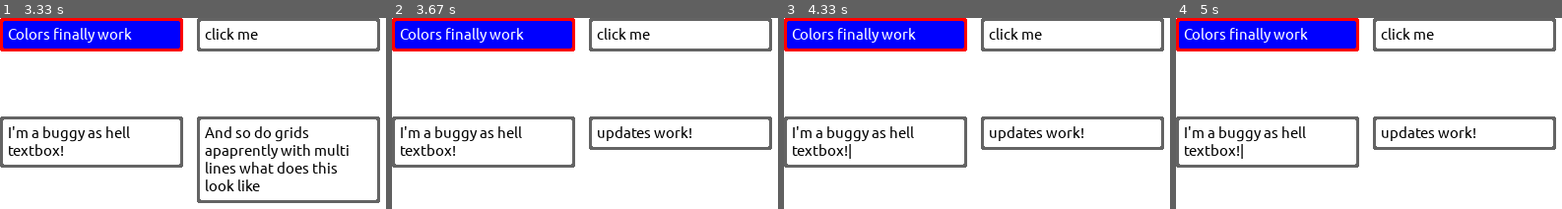
Above: before the commit, frames 1-4 (left to right).
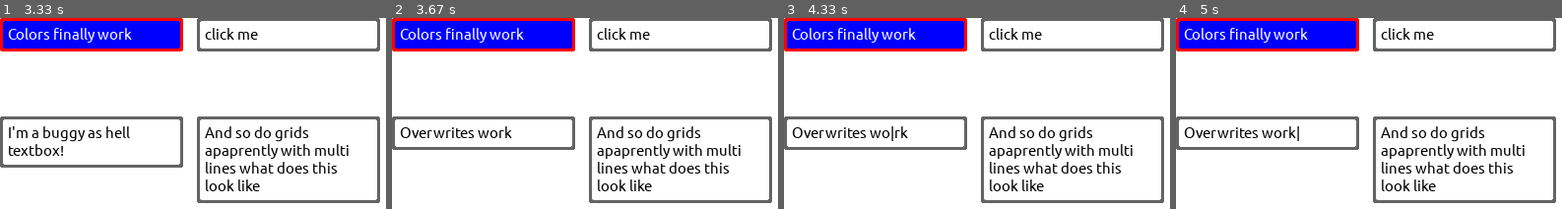
Above: after the commit, the same moments.

Repository: Camleaf/ICS3U
Game: pygame game, started from U3/lib/pymenu/pymenutest.py
Two runs of this game, one before a commit and one after it. Both use one fixed random seed, a clock stepped at 60 frames per second and the inputs below.
Inputs (mouse positions are in pixels of both pictures, inside the frame that each line leads up to):
- Up to frame 1 (3.33 s): hold Right 0.33-0.8 s; click (outside the picture) at 0.9 s; hold Left 1.67-2.2 s
- Up to frame 2 (3.67 s): click (681, 35) at 3.47 s
- Up to frame 3 (4.33 s): click (876, 132) at 3.8 s; hold Left from 4.07 s (still down)
- Up to frame 4 (5 s): release Left at 4.53 s; hold Right from 4.57 s (still down)

Frame 1 is identical in both runs. In frame 2, 7.3% of the frame differs, in the area x 0-99%, y 56-97%; in frame 3, 7.3%; in frame 4, 7.4%.

Commit message:
Add arrow key traversal to textbox and add customizable row count limit

Diff:
--- a/U3/lib/pymenu/pymenu.py
+++ b/U3/lib/pymenu/pymenu.py
@@ -95,6 +95,7 @@
                 self.__objects[ID].activated = True if not self.__objects[ID].activated else False
             elif object.type == "textbox":
                 self.__objects[ID].activated = True
+                self.__objects[ID].cursor_pos = len(object.text)-1
             self.update_surf(ID)
 
 
@@ -105,16 +106,31 @@
         for ID in self.__objects:
             object = self.__objects[ID]
             if object.type != "textbox": continue
-
             if not object.activated: continue
+
+            new_text = object.text[:object.cursor_pos] + key + object.text[object.cursor_pos:]
             if key == "\x08":
-                self.__objects[ID].text = self.__objects[ID].text[:-1]
+                if len(object.text) != 0:
+                    self.__objects[ID].text = object.text[:object.cursor_pos] + object.text[object.cursor_pos+1:]
+                    self.__objects[ID].cursor_pos -= 1
             elif key == "\r":
                 self.__objects[ID].activated = False
+            elif key == "lspr":
+                self.__objects[ID].cursor_pos -= 1
+                if self.__objects[ID].cursor_pos != 0:
+                    self.__objects[ID].cursor_pos %= len(object.text)
+            elif key == "rspr":
+                self.__objects[ID].cursor_pos += 1
+                if self.__objects[ID].cursor_pos != 0:
+                    self.__objects[ID].cursor_pos %= len(object.text)
             elif object.input_type == "num" and key in "1234567890":
-                self.__objects[ID].text += key
+
+                self.__objects[ID].text = new_text
+                self.__objects[ID].cursor_pos += len(key)
             elif object.input_type == "all":
-                self.__objects[ID].text += key
+
+                self.__objects[ID].text = new_text
+                self.__objects[ID].cursor_pos += len(key)
             self.update_surf(ID)
 
     def update_surf(self, ID):
@@ -223,7 +239,7 @@
     """Handles creating pygame text objects automatically using pg.freetype"""
     # this won't run very much so the overhead can be greater
     font = pg.font.Font(font_file,size=size)
-    surf = font.render(text,True, color, wraplength=width- padding*2)
+    surf = font.render(text,True, color, wraplength=width- padding//2)
     return surf
 
 class __Object:
@@ -330,7 +346,7 @@
 
 
 class TextBox(__Object):
-    def __init__(self, window, text:str = '', width:int=100, text_padding:int=8, text_size:int=20, border_width:int=3, corner_radius:int=5, background_color: tuple[int] = WHITE, text_color: tuple[int] = BLACK, border_color:tuple[int] = GRAY):
+    def __init__(self, window, text:str = '', width:int=100, max_rows:int=1, text_padding:int=8, text_size:int=20, border_width:int=3, corner_radius:int=5, background_color: tuple[int] = WHITE, text_color: tuple[int] = BLACK, border_color:tuple[int] = GRAY):
         super().__init__(window, value=False, text=text, command=None, args=None)
         self.width = width
         self.text_padding = text_padding
@@ -340,11 +356,17 @@
         self.text_color = text_color
         self.border_color = border_color
         self.text_size = text_size
+        self.max_height = text_size * max_rows + self.text_padding*2
         self.type = "textbox"
         self.input_type = "all"
+        self.cursor_pos = len(text)
 
     def render(self):
-        self.text_surf = _create_multiline_text(self.window, padding=self.text_padding, text=self.text+'|' if self.activated else self.text, size=self.text_size, width=self.width, color=self.text_color, error="cut")
+        cursortext = self.text[:self.cursor_pos+1] + '|' + self.text[self.cursor_pos+1:] if self.activated else self.text
+        self.text_surf = _create_multiline_text(self.window, padding=self.text_padding, text=cursortext, size=self.text_size, width=self.width, color=self.text_color, error="cut")
+        while self.text_surf.height > self.max_height:
+            self.text = self.text[:-1]
+            self.text_surf = _create_multiline_text(self.window, padding=self.text_padding, text=self.text+'|' if self.activated else self.text, size=self.text_size, width=self.width, color=self.text_color, error="cut")
 
         # image is absed around self.text_surf plus the text padding needed for the border
         self._image = pg.Surface([self.width+self.text_padding*2,self.text_surf.get_rect().height+self.text_padding*2])
--- a/U3/lib/pymenu/pymenutest.py
+++ b/U3/lib/pymenu/pymenutest.py
@@ -14,10 +14,11 @@
 BLUE = (0, 0, 255)
 RED = (255, 0, 0)
 
-switch = ["updates work!", "And so do grids apaprently with multi lines what does this look like"]
+switch = ["Overwrites work", "Hehehehehehheehe"]
 idx = 0
 def button_test(an_arg, otherID):
     global idx
+    print(an_arg)
     window.update_stat(otherID, text=switch[idx])
     window.update_surf(otherID)
     idx = 1 if idx == 0 else 0
@@ -31,10 +32,10 @@
 label = mu.Label(window, "And so do grids apaprently with multi lines what does this look like", width=170, text_size=15, border_width=3, corner_radius=2)
 grid.pack(label, 1, 1, 1, "testlabel1")
 
-button = mu.Button(window, text="click me", command=button_test, args=("The function works!", "testlabel1"), width=170, text_size=15, border_width=3, corner_radius=2)
+button = mu.Button(window, text="click me", command=button_test, args=("The function works!", "textbox"), width=170, text_size=15, border_width=3, corner_radius=2)
 grid.pack(button, 0, 1, 1, "testbutton")
 
-textbox = mu.TextBox(window, "I'm a buggy as hell textbox!", width=170, text_size=15, border_width=3, corner_radius=2)
+textbox = mu.TextBox(window, "I'm a buggy as hell textbox!", width=170, max_rows=3, text_size=15, border_width=3, corner_radius=2)
 grid.pack(textbox, 1,0,1, "textbox")
 
 
@@ -50,12 +51,21 @@
         if event.type == pg.KEYDOWN:
 
             key = event.dict['unicode']
-            if key.lower() in 'abcdefghijklmnopqrstuvwxyz1234567890!@#$%^&*()-_=+|?/~.,<>;: \\\'\"' or key in ["\r", "\t"]:
+
+            if key.lower() in 'abcdefghijklmnopqrstuvwxyz1234567890!@#$%^&*()-_=+|?/~.,<>;:' or key in ["\r", "\t"]:
                 window.keyboardInteraction(key)
+
     keys = pg.key.get_pressed()
+
     if keys[pg.K_BACKSPACE] and tick == 3:
         tick = 0
         window.keyboardInteraction("\x08")
+    elif keys[pg.K_LEFT] and tick == 3:
+        tick = 0
+        window.keyboardInteraction("lspr")
+    elif keys[pg.K_RIGHT] and tick == 3:
+        tick = 0
+        window.keyboardInteraction("rspr")
 
 
 
